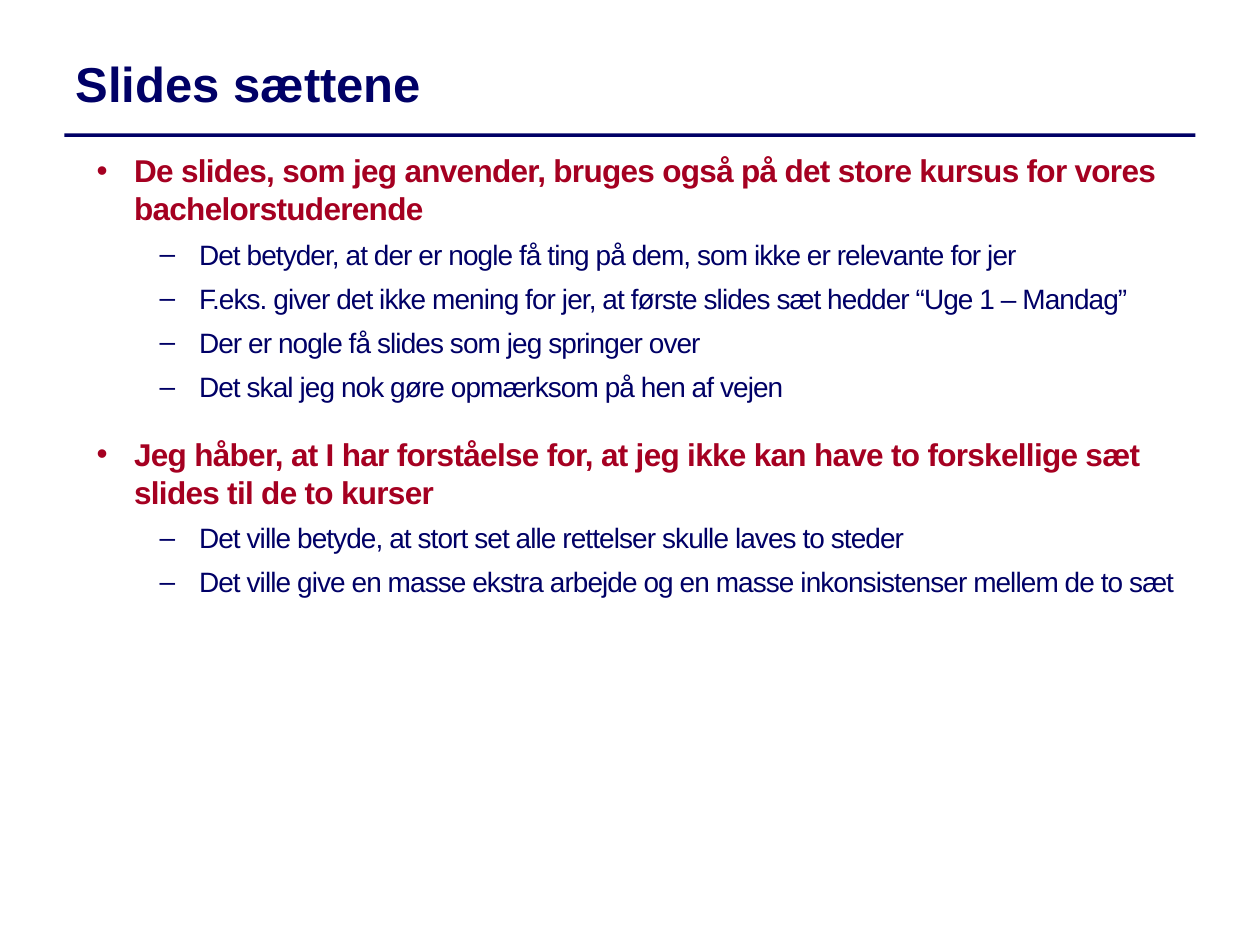
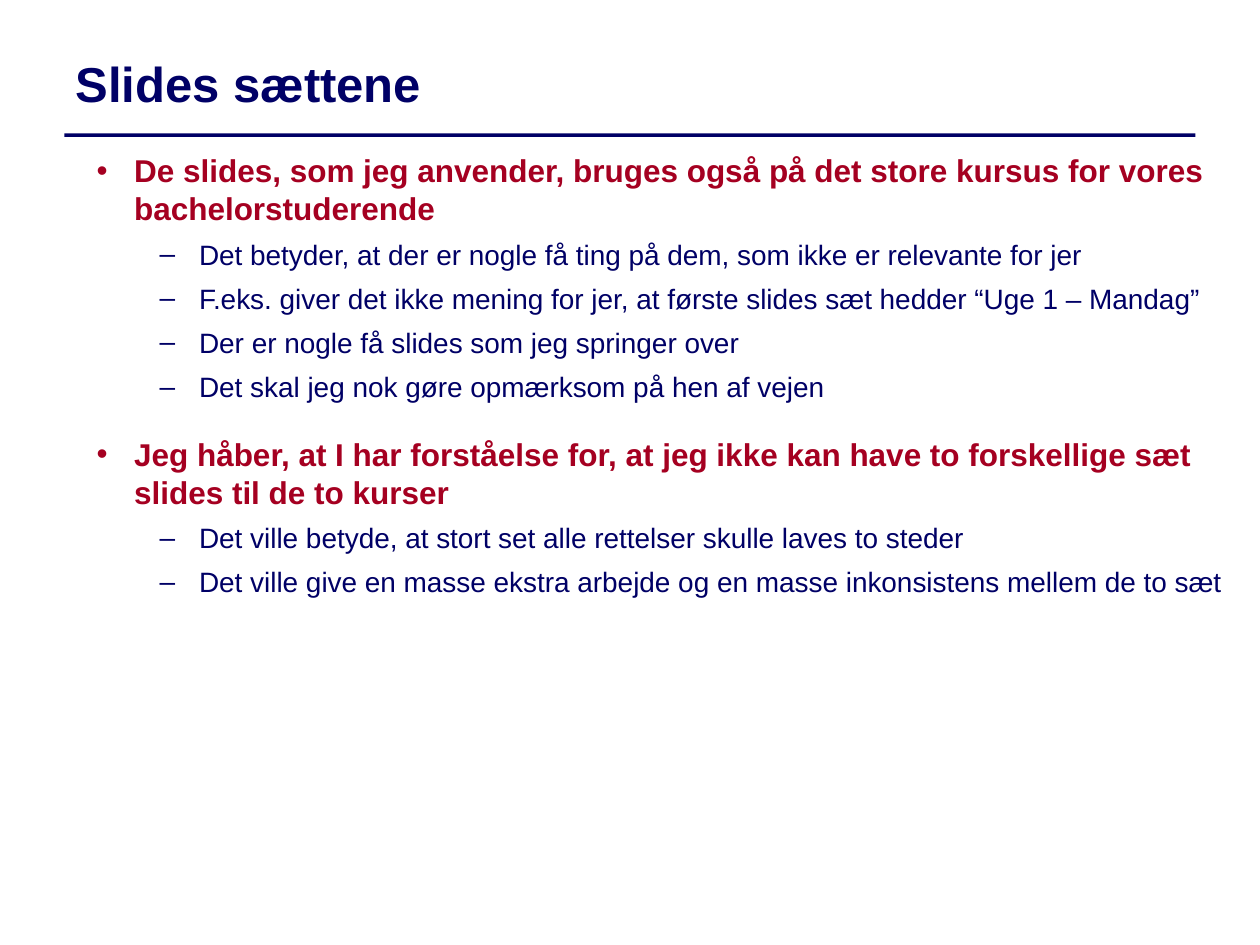
Before and after one commit to IntProgAU/Materiale, a slide deck: slide 4 of web/g25/status/Status1.pptx (slide 3 before the commit). Drawn at 1260x945 pixels with LibreOffice and Linux fonts; fonts in the diff are those of the drawing. Boxes give left, top, right and bottom in pixels: in the first picture for what was removed or moved away, otherwise in the second. Text is boxed around its words. In the diff, an @@ line names an element or a change of style, - is before the commit and + after.

```diff
--- a/web/g25/status/Status1.pptx
+++ b/web/g25/status/Status1.pptx
@@ text at box(134, 157, 1203, 554): letter spacing -0.4 to 0 pt in "De slides, som jeg anvender, bruges også ...", "Jeg håber, at I har forståelse for, ..."; letter spacing -0.5 to 0 pt in "Det betyder, at der er nogle få ...", "F.eks. giver det ikke mening for jer, ...", "Der er nogle få slides som jeg ...", "Det skal jeg nok gøre opmærksom på ..." and 1 more places @@
@@ text at box(199, 571, 1222, 598): text changed @@
-  – Det ville give en masse ekstra arbejde og en masse inkonsistenser mellem de to sæt
+  – Det ville give en masse ekstra arbejde og en masse inkonsistens mellem de to sæt
```
Also in this commit, not shown: 8 other slides changed, 1 slide added.
